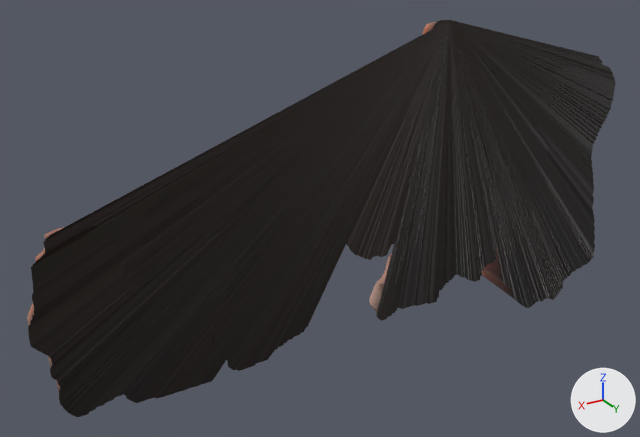
Two versions of the glTF model rock_10_hollow.glb, one commit apart.
One viewpoint serves both versions: a 50 mm camera at (9.95, 6.75, -0.01) aimed at (5.62, -0.47, -3.62). Lighting does not change. The marker at lower right points along +X, +Y and +Z. The picture after the commit comes second. Where no turn or scale is listed for an object, it has been applied to the vertices. Vertices at exactly the same position are counted once.

Objects in the first picture: 'GLTF'.
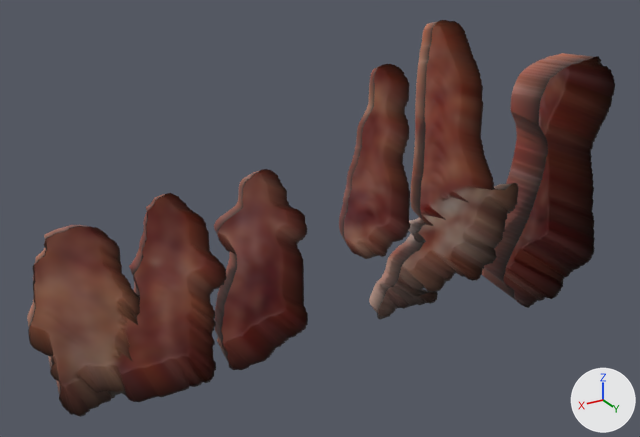
What differs and where, as boxes (x1, y1, x2, y2) in the pictures (640 x 437 px):
'GLTF', reshaped
    before: (27, 20, 616, 417)
    after: (27, 20, 615, 417)
part 1 of me_gltf, deleted
    before: (28, 20, 616, 417)

What the commit changed:
me_gltf is used by ob_gltf; location (0.0, 0.0, 0.0).
me_gltf had 24101 vertices, 48192 faces and spanned x 1.95..8.73, y -0.8..-0.01, z -5.2..-1.62.
me_gltf now has 23490 vertices, 45226 faces and spans x 1.95..8.73, y -0.8..-0.01, z -5.2..-1.62.
me_gltf part 1: 611 vertices removed from x 1.95..8.72, y -0.01, z -5.2..-1.63.
